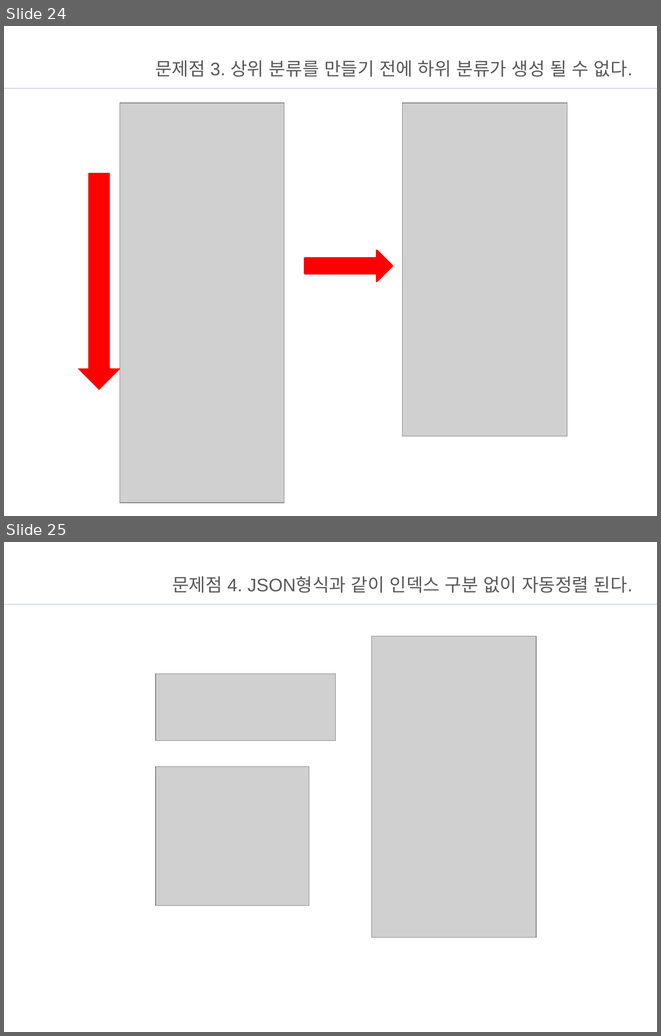
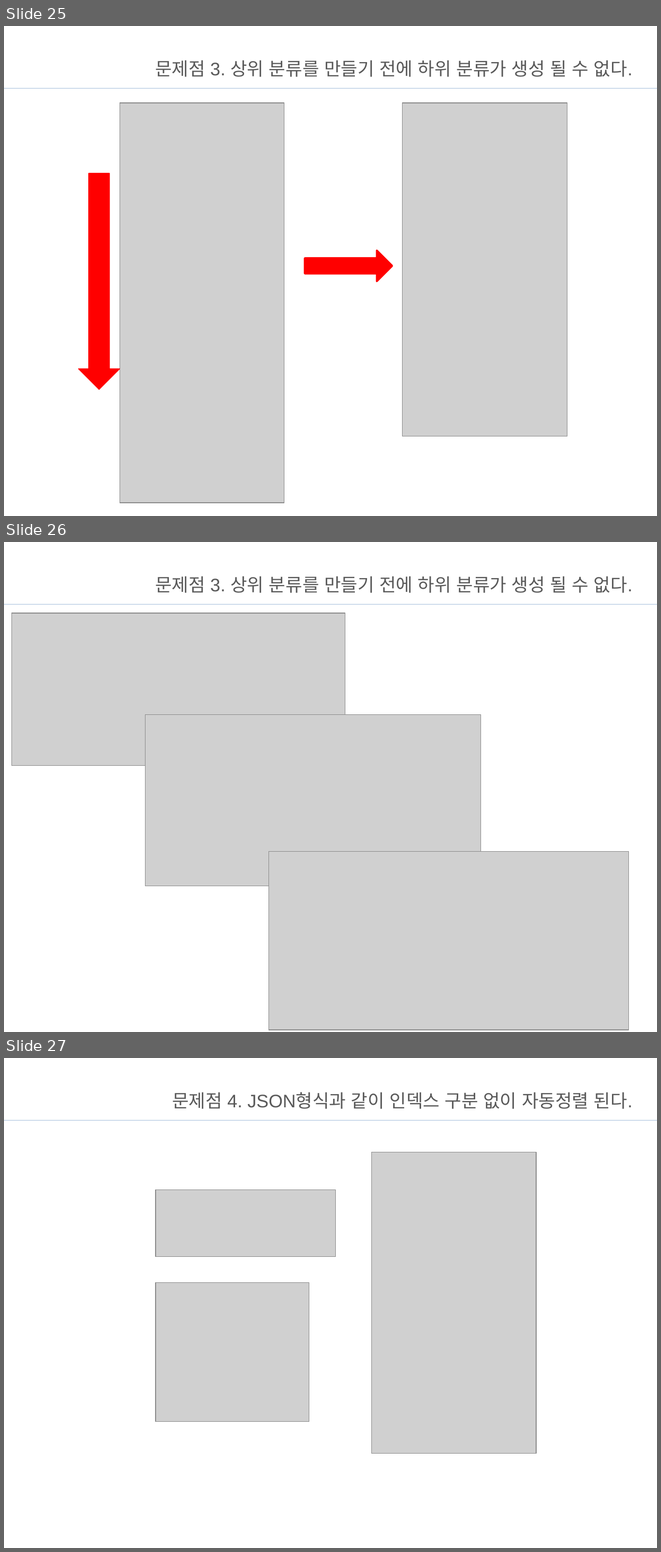
Before and after one commit to Jo-jangho/Web, a slide deck: 과제/JavaScript브리핑.pptx. Shown one above the other, each under a label of ours: slides 24 and 25 before the commit, slides 25, 26 and 27 after it. The pictures are 661x1036 and 661x1552 pixels, drawn with LibreOffice and Linux fonts; fonts in the diff are those of the drawing; grey boxes stand for pictures; background and template pictures are left out. Boxes give left, top, right and bottom in pixels: in the first picture for what was removed or moved away, otherwise in the second. Text is boxed around its words. In the diff, an @@ line names an element or a change of style, - is before the commit and + after.

```diff
--- a/과제/JavaScript브리핑.pptx
+++ b/과제/JavaScript브리핑.pptx
@@ slide 26 added at box(4, 542, 657, 1032), background #FFFFFF; not listed: 1 template element that a slide beside it also shows @@
@@ title added at box(155, 576, 633, 593), 20 pt, text #595959 @@
+문제점 3. 상위 분류를 만들기 전에 하위 분류가 생성 될 수 없다.
@@ picture added at box(12, 613, 345, 765) @@
@@ picture added at box(146, 714, 482, 885) @@
@@ picture added at box(269, 852, 629, 1030) @@
@@ what was slide 24 is now slide 25 @@
@@ what was slide 25 is now slide 27 @@
```
Also in this commit, not shown: 5 slides changed, 8 other slides added, 3 other files.
